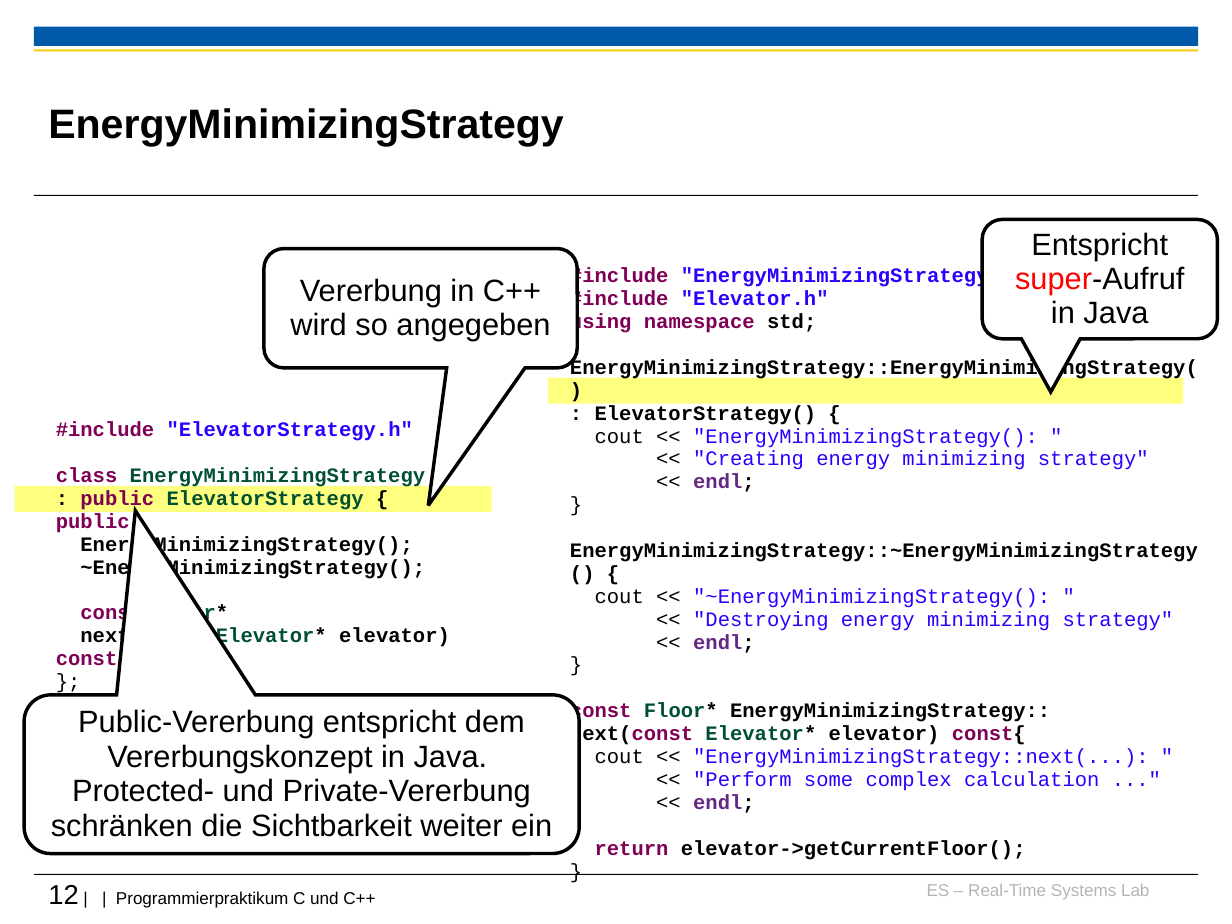
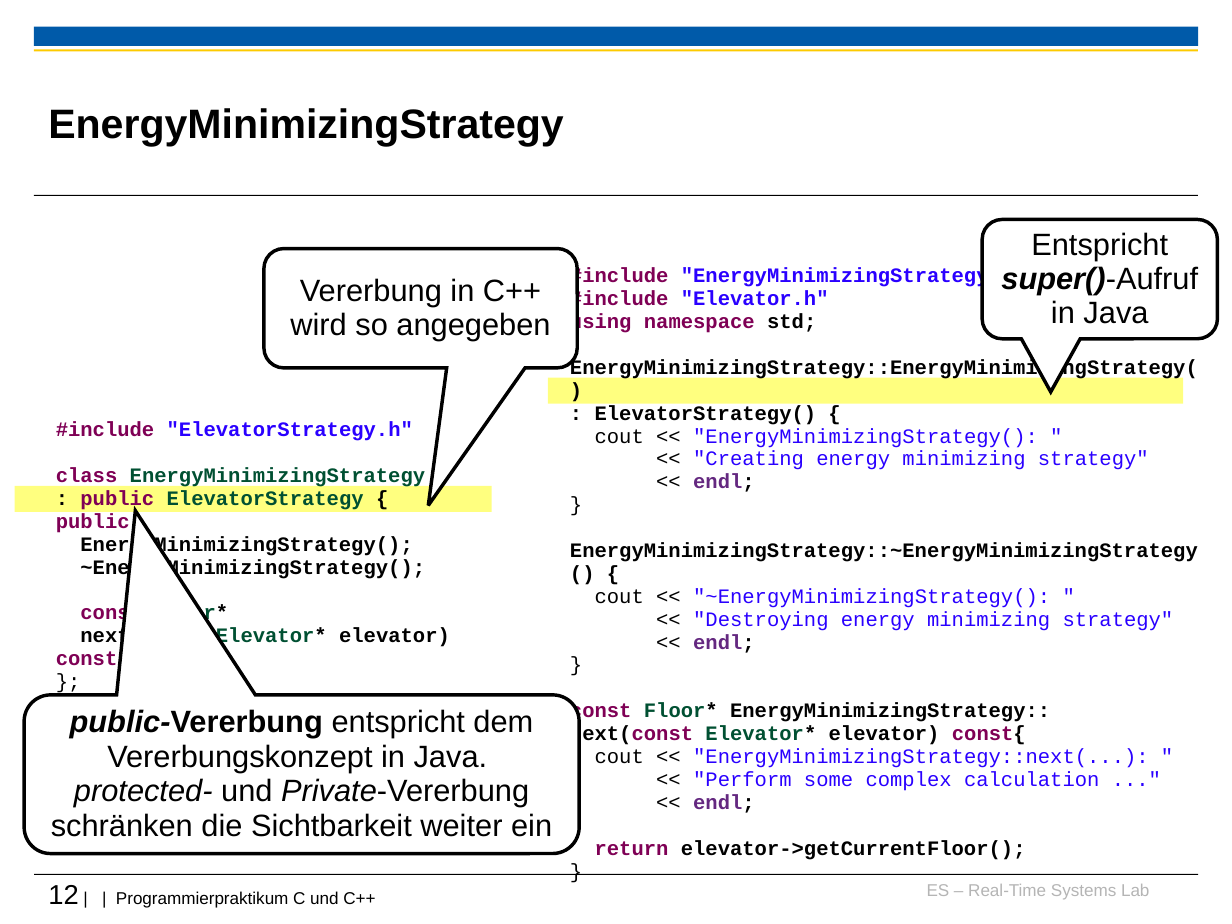
Before and after one commit to h82k/tud-cppp, a slide deck: slide 12 of Vorlesung/3 Vererbung-Polymorphie_F18.ppt. Drawn at 1232x924 pixels with LibreOffice and Linux fonts; fonts in the diff are those of the drawing; background and template pictures are left out. Boxes give left, top, right and bottom in pixels: in the first picture for what was removed or moved away, otherwise in the second. Text is boxed around its words. In the diff, an @@ line names an element or a change of style, - is before the commit and + after.

Commit message:
Update von "3 Vererbung"

```diff
--- a/Vorlesung/3 Vererbung-Polymorphie_F18.ppt
+++ b/Vorlesung/3 Vererbung-Polymorphie_F18.ppt
@@ text in rounded speech box at [1001,232,1198,324]: text changed @@
-Entspricht super-Aufruf in Java
+Entspricht super()-Aufruf in Java
@@ text in rounded speech box at [51,709,552,837]: text changed @@
-Public-Vererbung entspricht dem Vererbungskonzept in Java. Protected- und Private-Vererbung schränken die Sichtbarkeit weiter ein
+public-Vererbung entspricht dem Vererbungskonzept in Java. protected- und Private-Vererbung schränken die Sichtbarkeit weiter ein
```
Also in this commit, not shown: 8 other slides changed.
